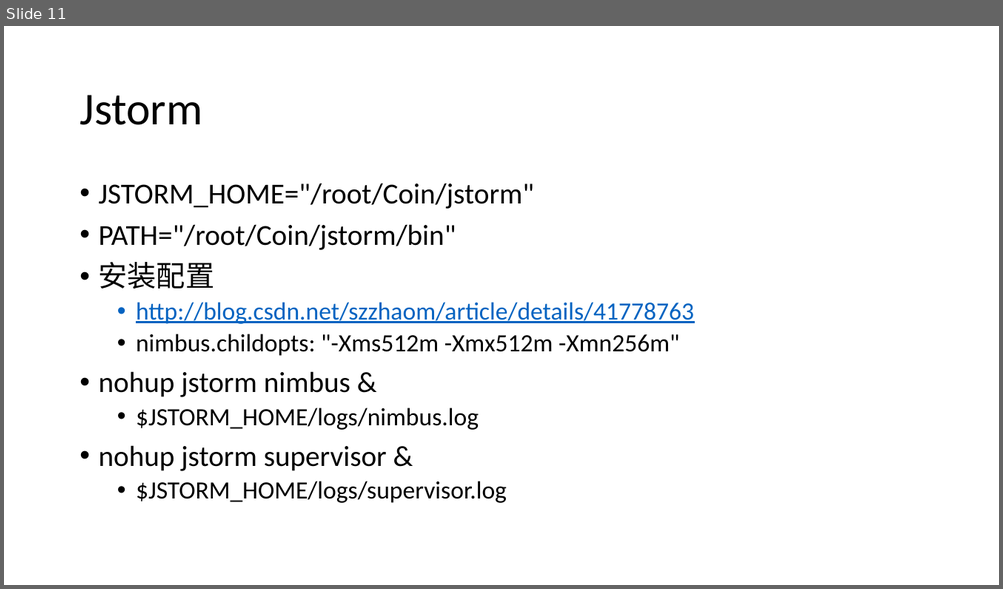
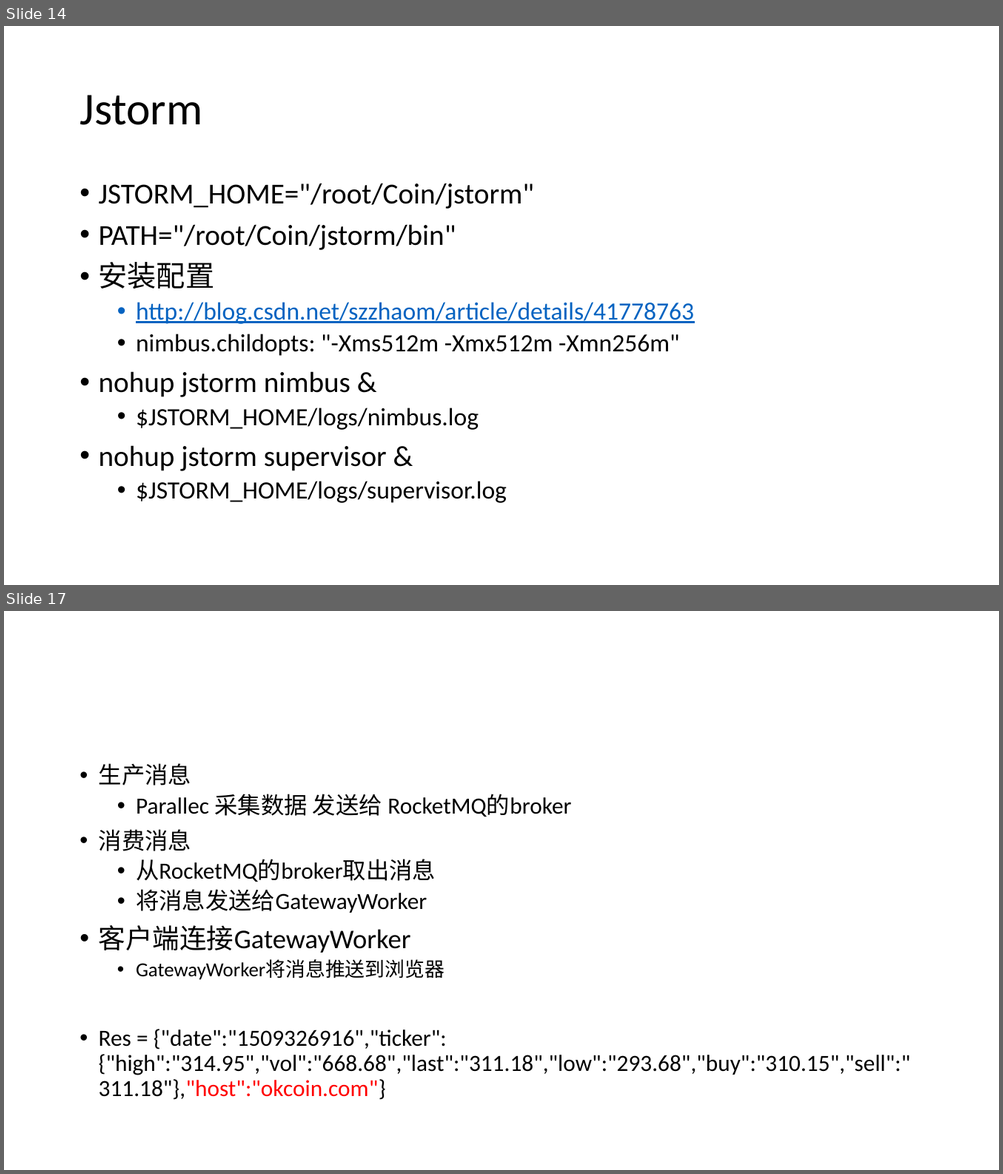
Before and after one commit to csliangdu/ExchangeAgg, a slide deck: doc/Coin.pptx. Shown one above the other, each under a label of ours: slide 11 before the commit, slides 14 and 17 after it; the slides between them are not shown. The pictures are 1003x589 and 1003x1174 pixels, drawn with LibreOffice and Linux fonts; fonts in the diff are those of the drawing. Boxes give left, top, right and bottom in pixels: in the first picture for what was removed or moved away, otherwise in the second. Text is boxed around its words. In the diff, an @@ line names an element or a change of style, - is before the commit and + after.

```diff
--- a/doc/Coin.pptx
+++ b/doc/Coin.pptx
@@ slide 17 added at <box>4,611,999,1170</box>, background #FFFFFF @@
@@ text added at <box>99,763,910,1100</box>, 22.4 pt, text #000000 @@
+• 生产消息
+  • Parallec 采集数据 发送给 RocketMQ的broker
+• 消费消息
+  • 从RocketMQ的broker取出消息
+  • 将消息发送给GatewayWorker
+• 客户端连接GatewayWorker
+  • GatewayWorker将消息推送到浏览器
+• Res = {"date":"1509326916","ticker":{"high":"314.95","vol":"668.68","last":"311.18","low":"293.68","buy":"310.15","sell":"311.18"},"host":"okcoin.com"}
@@ what was slide 11 is now slide 14 @@
```
Also in this commit, not shown: 1 slide changed, 6 other slides added, 20 other files.
